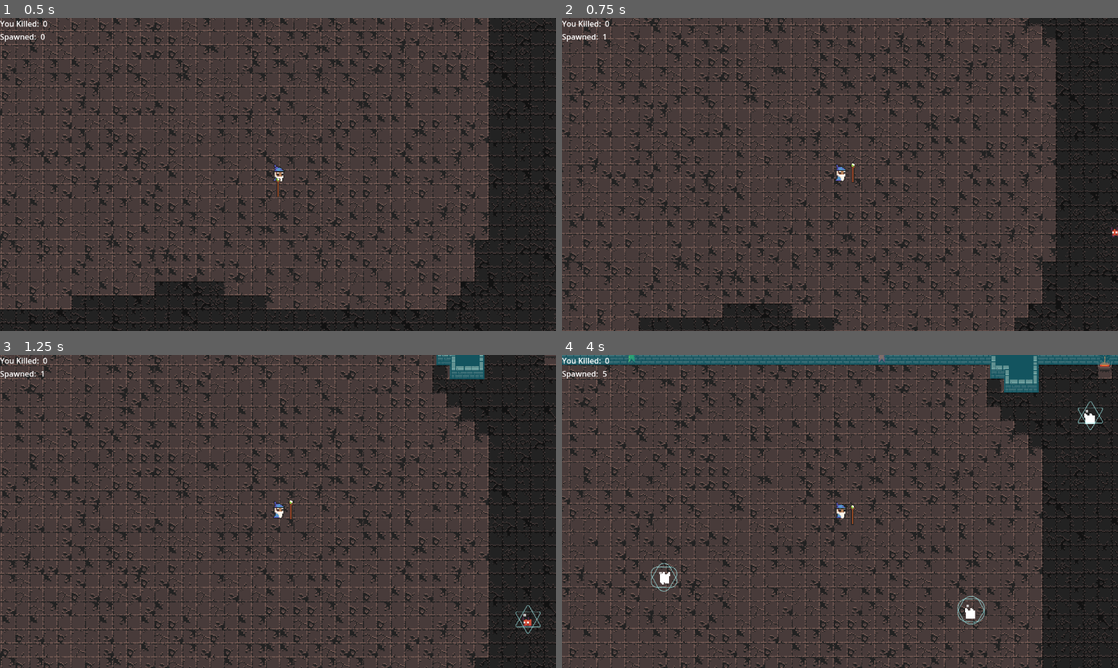
Above: before the commit, frames 1-4 (two rows, left to right).
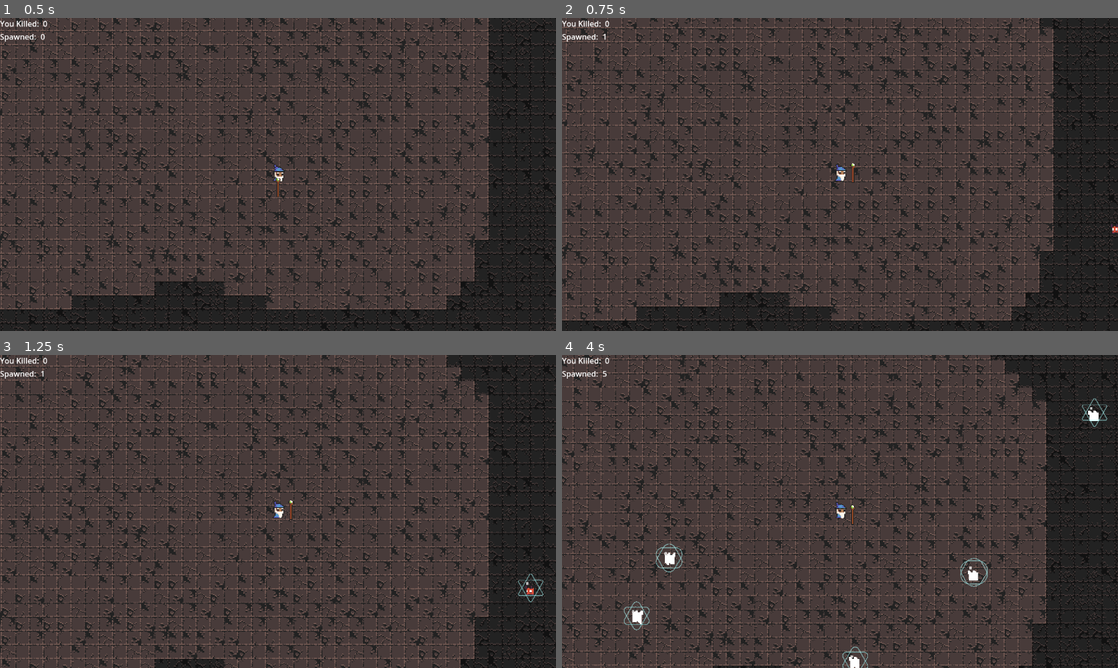
Above: after the commit, the same moments.

Repository: GianiStatie/GGJ-2025
Game: Godot game, scene res://main.tscn
The game is run twice, just before and just after one commit, with the same random seed, the same clock (stepped at 60 frames per second) and the same inputs. The engine's default icon, where the game draws it, is replaced by a stand-in: a white triangle on a blue panel in a dark square.
Inputs (mouse positions are in pixels of both pictures, inside the frame that each line leads up to):
- Up to frame 1 (0.5 s): no input
- Up to frame 2 (0.75 s): tap Enter (ui_accept) at 0.5 s; move the mouse to (962, 158) at 0.52 s; hold W (up) from 0.53 s (still down); tap A (a) at 0.6 s
- Up to frame 3 (1.25 s): keep holding W (up); tap Enter (ui_accept) at 0.77 s; tap D (d) at 0.8 s
- Up to frame 4 (4 s): move the mouse to (728, 527) at 1.27 s; release W (up) at 1.28 s; hold S (down) 1.28-2.03 s; tap D (d) at 1.35, 3.05, 3.6 s; tap Enter (ui_accept) at 1.52, 3.02, 3.77 s; tap Shift (shift) at 1.55, 2.1, 3.8 s; move the mouse to (895, 442) at 2.02 s; hold W (up) 2.03-3.53 s; tap A (a) at 2.3, 2.85 s; move the mouse to (812, 574) at 2.77 s; move the mouse to (1006, 558) at 3.52 s; hold Alt (left) from 3.53 s (still down)

Frame 1 is identical in both runs. In frame 2, 36% of the frame differs, in the area x 0-100%, y 0-100%; in frame 3, 33%; in frame 4, 39%.

Commit message:
doing a romanian

Diff:
--- a/main.gd
+++ b/main.gd
@@ -13,9 +13,12 @@
 	%SpawnedCount.text = str(GameState.enemy_spawns)
 
 func _on_map_move_other_map(not_this_map: Variant, direction: Vector2) -> void:
-	print(direction)
-	var new_position = Vector2(not_this_map.size.x, 0) * direction + not_this_map.position
+	var position_shift = Vector2(not_this_map.size.x, 0) * direction
 	for map in maps:
 		if map != not_this_map:
-			map.position = new_position
+			print(Vector2(not_this_map.size.x, 0) * direction)
+			print("not this map: ", not_this_map.name, " ", not_this_map.position)
+			print("this map: ", map.name, " ", map.position, " ", not_this_map.position + position_shift)
+			print('###')
+			map.position = not_this_map.position + position_shift
 			break
--- a/map/map.gd
+++ b/map/map.gd
@@ -9,7 +9,7 @@
 
 
 func _on_area_2d_body_entered(body: Node2D) -> void:
-	var direction = Vector2.LEFT
-	if body.global_position.x < $Area2D.global_position.x:
-		direction = Vector2.RIGHT
+	var direction = Vector2.RIGHT
+	if body.velocity.x < 0:
+		direction = Vector2.LEFT
 	move_other_map.emit(self, direction)
--- a/player/player.gd
+++ b/player/player.gd
@@ -2,7 +2,7 @@
 
 var scene = load("res://menu/end.tscn")
 
-var speed = 70*2
+var speed = 70
 var aim_range=15
 var max_health: float = 100
 var health: float = max_health : set = _on_health_changed
--- a/project.godot
+++ b/project.godot
@@ -19,10 +19,6 @@
 
 Utils="*res://singletons/Utils.gd"
 GameState="*res://singletons/GameState.gd"
-
-[debug]
-
-settings/stdout/print_fps=true
 
 [display]
 
@@ -47,6 +43,21 @@
 right={
 "deadzone": 0.5,
 "events": [Object(InputEventKey,"resource_local_to_scene":false,"resource_name":"","device":-1,"window_id":0,"alt_press …(192 unchanged characters)…
+]
+}
+up={
+"deadzone": 0.5,
+"events": [Object(InputEventKey,"resource_local_to_scene":false,"resource_name":"","device":-1,"window_id":0,"alt_pressed":false,"shift_pressed":false,"ctrl_pressed":false,"meta_pressed":false,"pressed":false,"keycode":0,"physical_keycode":87,"key_label":0,"unicode":119,"location":0,"echo":false,"script":null)
+]
+}
+down={
+"deadzone": 0.5,
+"events": [Object(InputEventKey,"resource_local_to_scene":false,"resource_name":"","device":-1,"window_id":0,"alt_pressed":false,"shift_pressed":false,"ctrl_pressed":false,"meta_pressed":false,"pressed":false,"keycode":0,"physical_keycode":83,"key_label":0,"unicode":115,"location":0,"echo":false,"script":null)
+]
+}
+shift={
+"deadzone": 0.5,
+"events": [Object(InputEventKey,"resource_local_to_scene":false,"resource_name":"","device":-1,"window_id":0,"alt_pressed":false,"shift_pressed":false,"ctrl_pressed":false,"meta_pressed":false,"pressed":false,"keycode":0,"physical_keycode":4194325,"key_label":0,"unicode":0,"location":0,"echo":false,"script":null)
 ]
 }
 mouse_l_click={
@@ -74,21 +85,6 @@
 "events": [Object(InputEventKey,"resource_local_to_scene":false,"resource_name":"","device":-1,"window_id":0,"alt_press …(192 unchanged characters)…
 ]
 }
-shift={
-"deadzone": 0.5,
-"events": [Object(InputEventKey,"resource_local_to_scene":false,"resource_name":"","device":-1,"window_id":0,"alt_pressed":false,"shift_pressed":false,"ctrl_pressed":false,"meta_pressed":false,"pressed":false,"keycode":0,"physical_keycode":4194325,"key_label":0,"unicode":0,"location":0,"echo":false,"script":null)
-]
-}
-up={
-"deadzone": 0.5,
-"events": [Object(InputEventKey,"resource_local_to_scene":false,"resource_name":"","device":-1,"window_id":0,"alt_pressed":false,"shift_pressed":false,"ctrl_pressed":false,"meta_pressed":false,"pressed":false,"keycode":0,"physical_keycode":87,"key_label":0,"unicode":119,"location":0,"echo":false,"script":null)
-]
-}
-down={
-"deadzone": 0.5,
-"events": [Object(InputEventKey,"resource_local_to_scene":false,"resource_name":"","device":-1,"window_id":0,"alt_pressed":false,"shift_pressed":false,"ctrl_pressed":false,"meta_pressed":false,"pressed":false,"keycode":0,"physical_keycode":83,"key_label":0,"unicode":115,"location":0,"echo":false,"script":null)
-]
-}
 
 [layer_names]
 
Not shown: 1 places in main.tscn that only renumber resources
